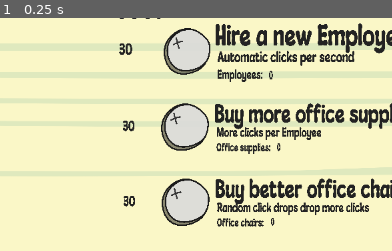
Above: before the commit, frame 1.
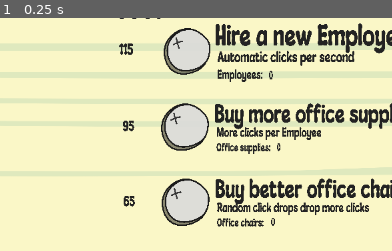
Above: after the commit, the same moment.

Repository: Oscar-Ryley/ClickBoard
Game: Godot game, scene res://button.tscn
The game is run twice, just before and just after one commit, with the same random seed, the same clock (stepped at 60 frames per second) and the same inputs.
Inputs:
- Up to frame 1 (0.25 s): no input
The pictures show only the part of the screen within x 39-89%, y 29-79%; the shares and areas given below are measured in that part.

The runs differ from the first frame. In frame 1, 0.3% of the frame differs, in the area x 30-71%, y 10-90%.

Commit message:
Implemented All Upgrades
Implemented all upgrades with a slight balance system in place, game now functions fully as a clicker game
Idea: Make the first employee ask for supplies if they have none and are therefore generating no clicks

Diff:
--- a/Global.gd
+++ b/Global.gd
@@ -2,10 +2,10 @@
 
 var clicks = 0
 var employees = 0
-var eupgrade = 30
+var eupgrade = 115
 var supplies = 0
-var supgrade = 30
+var supgrade = 95
 var chairs = 0
-var cupgrade = 30
+var cupgrade = 65
 var tanks = 1
 var tupgrade = 30
--- /dev/null
+++ b/RandomClicks.gd
@@ -0,0 +1,20 @@
+extends Label
+
+func _ready():
+	self.visible = false
+
+var rng = RandomNumberGenerator.new()
+
+var timerCurrent = 0
+var timerTotal = rng.randi_range(5, 40)
+
+func _process(delta):
+	timerCurrent += delta
+	if timerCurrent >= 2:
+		self.visible = false
+	if timerCurrent >= timerTotal:
+		self.visible = true
+		self.text = str("+", Global.chairs)
+		Global.clicks += Global.chairs
+		timerCurrent -= timerTotal
+		timerTotal = rng.randi_range(5, 40)
--- a/Up1Button.gd
+++ b/Up1Button.gd
@@ -1,7 +1,4 @@
 extends TextureButton
-
-var eupgrades = [70, 150]
-var upnum = -1
 
 func _ready():
 	self.pressed.connect(self._button_pressed)
@@ -10,6 +7,4 @@
 	if Global.clicks >= Global.eupgrade:
 		Global.employees += 1
 		Global.clicks -= Global.eupgrade
-		if upnum < len(eupgrades)-1:
-			upnum += 1
-		Global.eupgrade = eupgrades[upnum]
+		Global.eupgrade = int(Global.eupgrade * 1.35)
--- a/Up2Button.gd
+++ b/Up2Button.gd
@@ -1,7 +1,4 @@
 extends TextureButton
-
-var supgrades = [70, 150]
-var upnum = -1
 
 func _ready():
 	self.pressed.connect(self._button_pressed)
@@ -10,6 +7,4 @@
 	if Global.clicks >= Global.supgrade:
 		Global.supplies += 1
 		Global.clicks -= Global.supgrade
-		if upnum < len(supgrades)-1:
-			upnum += 1
-		Global.supgrade = supgrades[upnum]
+		Global.supgrade = int(Global.supgrade * 1.35)
--- a/Up3Button.gd
+++ b/Up3Button.gd
@@ -1,7 +1,4 @@
 extends TextureButton
-
-var cupgrades = [70, 150]
-var upnum = -1
 
 func _ready():
 	self.pressed.connect(self._button_pressed)
@@ -10,6 +7,4 @@
 	if Global.clicks >= Global.cupgrade:
 		Global.chairs += 1
 		Global.clicks -= Global.cupgrade
-		if upnum < len(cupgrades)-1:
-			upnum += 1
-		Global.cupgrade = cupgrades[upnum]
+		Global.cupgrade = int(Global.cupgrade * 1.35)
--- a/Up3Cost.gd
+++ b/Up3Cost.gd
@@ -1,4 +1,4 @@
 extends Label
 
 func _process(delta):
-	self.text = str(Global.supgrade)
+	self.text = str(Global.cupgrade)
--- a/Up4Button.gd
+++ b/Up4Button.gd
@@ -1,7 +1,4 @@
 extends TextureButton
-
-var tupgrades = [70, 150]
-var upnum = -1
 
 func _ready():
 	self.pressed.connect(self._button_pressed)
@@ -10,6 +7,4 @@
 	if Global.clicks >= Global.tupgrade:
 		Global.tanks += 1
 		Global.clicks -= Global.tupgrade
-		if upnum < len(tupgrades)-1:
-			upnum += 1
-		Global.tupgrade = tupgrades[upnum]
+		Global.tupgrade = int(Global.tupgrade * 1.35)
--- a/button.tscn
+++ b/button.tscn
@@ -17,6 +17,7 @@
 [ext_resource type="Texture2D" uid="uid://c1lth3x6u01mj" path="res://art/PageShadow.svg" id="11_61r3p"]
 [ext_resource type="Script" path="res://OptionsPage.gd" id="13_0cu8c"]
 [ext_resource type="Script" path="res://Employees.gd" id="16_as8lm"]
+[ext_resource type="Script" path="res://RandomClicks.gd" id="16_cihb3"]
 [ext_resource type="Script" path="res://OfficeChairs.gd" id="16_m6o1d"]
 [ext_resource type="Script" path="res://OfficeSupplies.gd" id="16_rh23u"]
 [ext_resource type="Script" path="res://WaterTanks.gd" id="16_uxaef"]
@@ -243,6 +244,18 @@
 theme_override_font_sizes/font_size = 1000
 script = ExtResource("5_t65d1")
 
+[node name="RandomClicks" type="Label" parent="GamePage"]
+offset_left = -1308.65
+offset_top = -898.023
+offset_right = -1268.65
+offset_bottom = 101.977
+scale = Vector2(0.0653448, 0.0921785)
+theme_override_colors/font_color = Color(0.133333, 0.133333, 0.133333, 1)
+theme_override_colors/font_outline_color = Color(0, 0, 0, 1)
+theme_override_fonts/font = ExtResource("6_rhvgu")
+theme_override_font_sizes/font_size = 1000
+script = ExtResource("16_cihb3")
+
 [node name="GamePageAnim" type="AnimationPlayer" parent="GamePage"]
 libraries = {
 "": SubResource("AnimationLibrary_ihrjt")
@@ -261,6 +274,7 @@
 text = "Upgrades"
 
 [node name="Cost" type="Label" parent="GamePage/UpgradesTitle"]
+layout_mode = 0
 offset_left = -2383.81
 offset_top = 488.186
 offset_right = -1241.81
@@ -335,6 +349,7 @@
 script = ExtResource("19_pjrp5")
 
 [node name="Up1Cost" type="Label" parent="GamePage/Upgrade1"]
+layout_mode = 0
 offset_left = -2356.45
 offset_top = 336.415
 offset_right = -2316.45
@@ -398,6 +413,7 @@
 script = ExtResource("16_rh23u")
 
 [node name="Up2Button" type="TextureButton" parent="GamePage/Upgrade2"]
+layout_mode = 0
 offset_left = -1523.68
 offset_top = -13.502
 offset_right = 1459.32
@@ -408,6 +424,7 @@
 script = ExtResource("21_salnt")
 
 [node name="Up2Cost" type="Label" parent="GamePage/Upgrade2"]
+layout_mode = 0
 offset_left = -2618.28
 offset_top = 336.415
 offset_right = -2578.28
@@ -463,7 +480,7 @@
 offset_top = 783.098
 offset_right = 1639.87
 offset_bottom = 1783.1
-scale = Vector2(0.144696, 0.204116)
+scale = Vector2(0.179543, 0.204619)
 theme_override_colors/font_color = Color(0.133333, 0.133333, 0.133333, 1)
 theme_override_colors/font_outline_color = Color(0, 0, 0, 1)
 theme_override_fonts/font = ExtResource("6_rhvgu")
@@ -471,6 +488,7 @@
 script = ExtResource("16_m6o1d")
 
 [node name="Up3Button" type="TextureButton" parent="GamePage/Upgrade3"]
+layout_mode = 0
 offset_left = -1523.68
 offset_top = -13.502
 offset_right = 1459.32
@@ -481,6 +499,7 @@
 script = ExtResource("23_l3yxa")
 
 [node name="Up3Cost" type="Label" parent="GamePage/Upgrade3"]
+layout_mode = 0
 offset_left = -2618.28
 offset_top = 336.415
 offset_right = -2578.28
@@ -544,6 +563,7 @@
 script = ExtResource("16_uxaef")
 
 [node name="Up4Button" type="TextureButton" parent="GamePage/Upgrade4"]
+layout_mode = 0
 offset_left = -1523.68
 offset_top = -13.502
 offset_right = 1459.32
@@ -554,6 +574,7 @@
 script = ExtResource("25_tk6qt")
 
 [node name="Up4Cost" type="Label" parent="GamePage/Upgrade4"]
+layout_mode = 0
 offset_left = -2618.28
 offset_top = 336.415
 offset_right = -2578.28
--- a/clicks-number.gd
+++ b/clicks-number.gd
@@ -1,4 +1,10 @@
 extends Label
+
+var timerCurrent = 0
 
 func _process(delta):
 	self.text = str(Global.clicks)
+	timerCurrent += delta
+	if timerCurrent >= 1:
+		Global.clicks += Global.employees * Global.supplies
+		timerCurrent -= 1
Not shown: 1 places in button.tscn that only renumber resources
